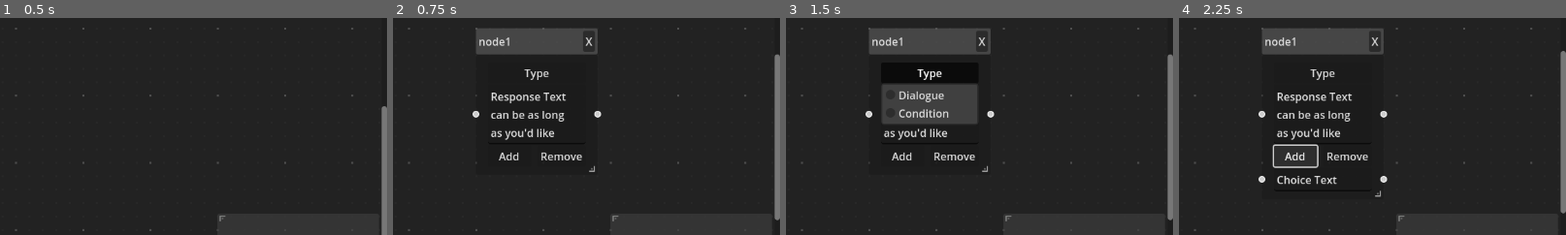
Above: before the commit, frames 1-4 (left to right).
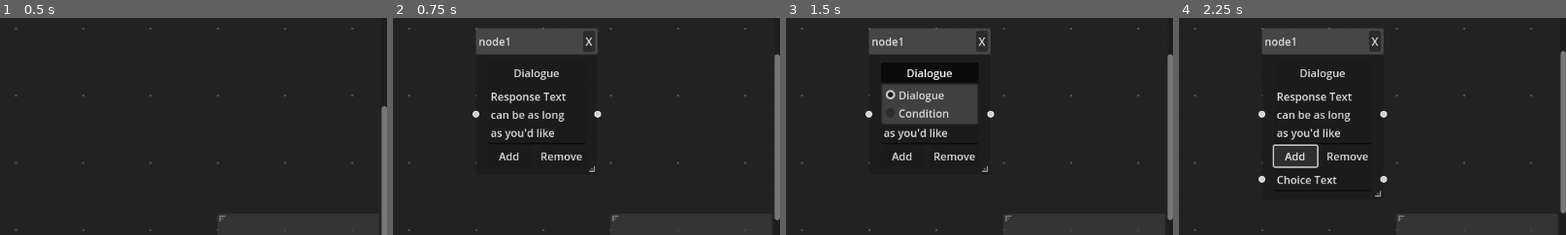
Above: after the commit, the same moments.

Repository: Artificial-Entertainment/Dio
Game: Godot game, scene res://main.tscn
Same seed, same stepped clock (60 frames per second), same inputs: the game is played once before the commit and once after it.
Inputs:
- Up to frame 1 (0.5 s): no input
- Up to frame 2 (0.75 s): click "Add Node" at 0.5 s
- Up to frame 3 (1.5 s): click "Type" (after the commit: "Dialogue") at 1.25 s
- Up to frame 4 (2.25 s): click "Add" at 2 s
The pictures show only the part of the screen within x 50-100%, y 29-78%; the shares and areas given below are measured in that part.

Frame 1 is identical in both runs. In frame 2, 0.3% of the frame differs, in the area x 31-43%, y 23-29%; in frame 3, 0.4%, in the area x 25-43%, y 23-38%; in frame 4, 0.3%.

Commit message:
condition button

Diff:
--- a/components/graph_edit/source/graph.gd
+++ b/components/graph_edit/source/graph.gd
@@ -38,7 +38,6 @@
 	dialogueNode.queue_free()
 	return
 
-
 func on_connection_request(from_node: StringName, from_port: int, to_node: StringName, to_port: int) -> void:
 	connect_node(from_node, from_port, to_node, to_port)
 	return
--- /dev/null
+++ b/components/graph_node/source/type_menu.gd
@@ -0,0 +1,15 @@
+extends MenuButton
+
+var _popup: PopupMenu = get_popup()
+var _prevIdx: int = 0
+
+func _ready() -> void:
+    _popup.connect("id_pressed", on_pressed)
+    return
+
+func on_pressed(idx: int) -> void:
+    set_text(_popup.get_item_text(idx))
+    _popup.set_item_checked(idx, true)
+    _popup.set_item_checked(_prevIdx, false)
+    _prevIdx = idx
+    return
--- a/components/graph_node/subscenes/type_menu.tscn
+++ b/components/graph_node/subscenes/type_menu.tscn
@@ -1,14 +1,18 @@
-[gd_scene format=3 uid="uid://be12bs783byw1"]
+[gd_scene load_steps=2 format=3 uid="uid://be12bs783byw1"]
 
-[node name="typeMenu (notworking)" type="MenuButton"]
+[ext_resource type="Script" path="res://components/graph_node/source/type_menu.gd" id="1_ofawl"]
+
+[node name="typeMenu" type="MenuButton"]
 offset_right = 45.0
 offset_bottom = 31.0
-text = "Type"
+text = "Dialogue"
 flat = false
 item_count = 2
 popup/item_0/text = "Dialogue"
 popup/item_0/checkable = 2
+popup/item_0/checked = true
 popup/item_0/id = 0
 popup/item_1/text = "Condition"
 popup/item_1/checkable = 2
 popup/item_1/id = 1
+script = ExtResource("1_ofawl")
--- a/project.godot
+++ b/project.godot
@@ -12,5 +12,5 @@
 
 config/name="Dialogue"
 run/main_scene="res://main.tscn"
-config/features=PackedStringArray("4.4", "Forward Plus")
+config/features=PackedStringArray("4.3", "Forward Plus")
 config/icon="res://icon.svg"
